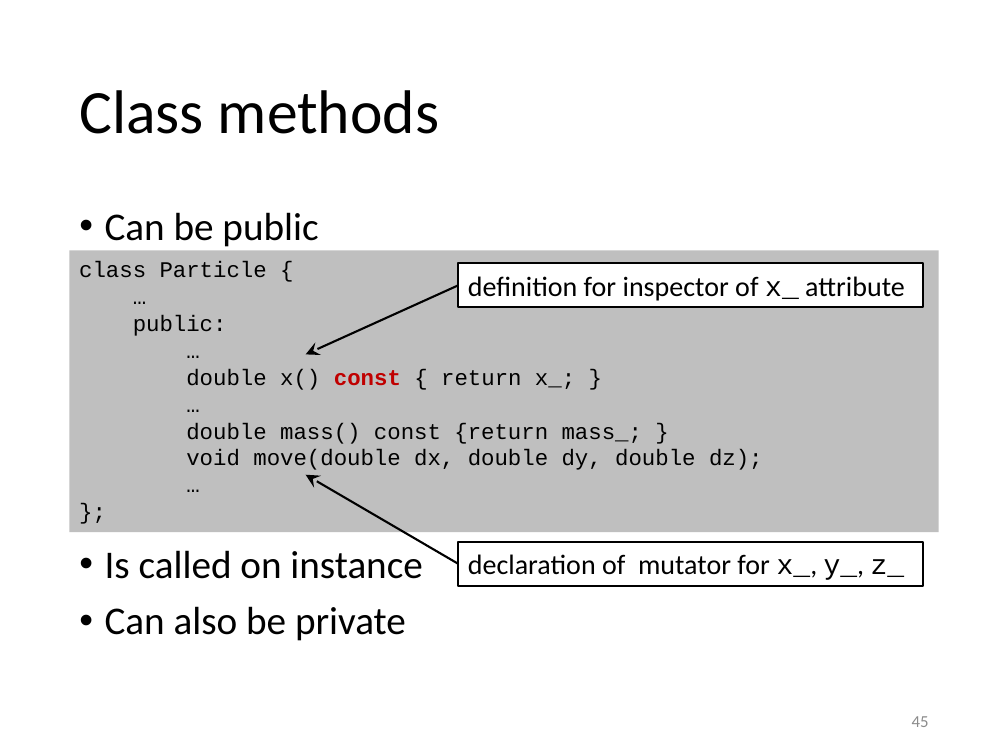
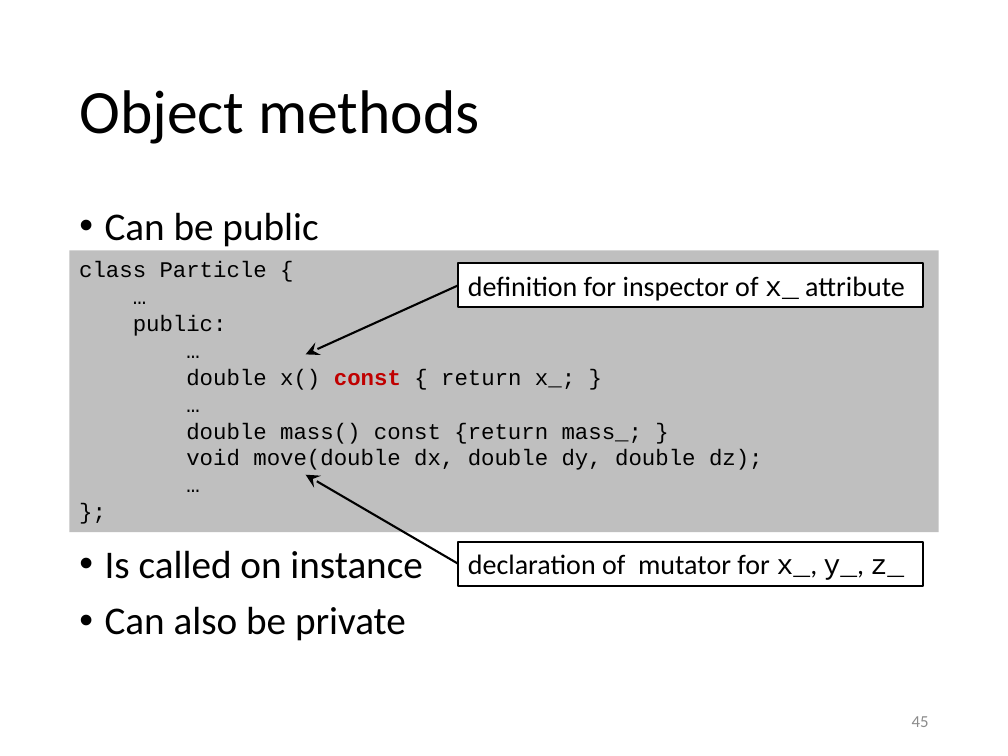
Before and after one commit to gjbex/Scientific-C-plus-plus, a slide deck: slide 45 of scientific_cpp.pptx. Drawn at 1008x756 pixels with LibreOffice and Linux fonts; fonts in the diff are those of the drawing. Boxes give left, top, right and bottom in pixels: in the first picture for what was removed or moved away, otherwise in the second. Text is boxed around its words. In the diff, an @@ line names an element or a change of style, - is before the commit and + after.

Commit message:
Fix terminology
Replace class attribute/method by object attribute/method

```diff
--- a/scientific_cpp.pptx
+++ b/scientific_cpp.pptx
@@ title at [79, 90, 479, 144]: text changed @@
-Class methods
+Object methods
```
Also in this commit, not shown: 4 other slides changed, 1 slide removed.
